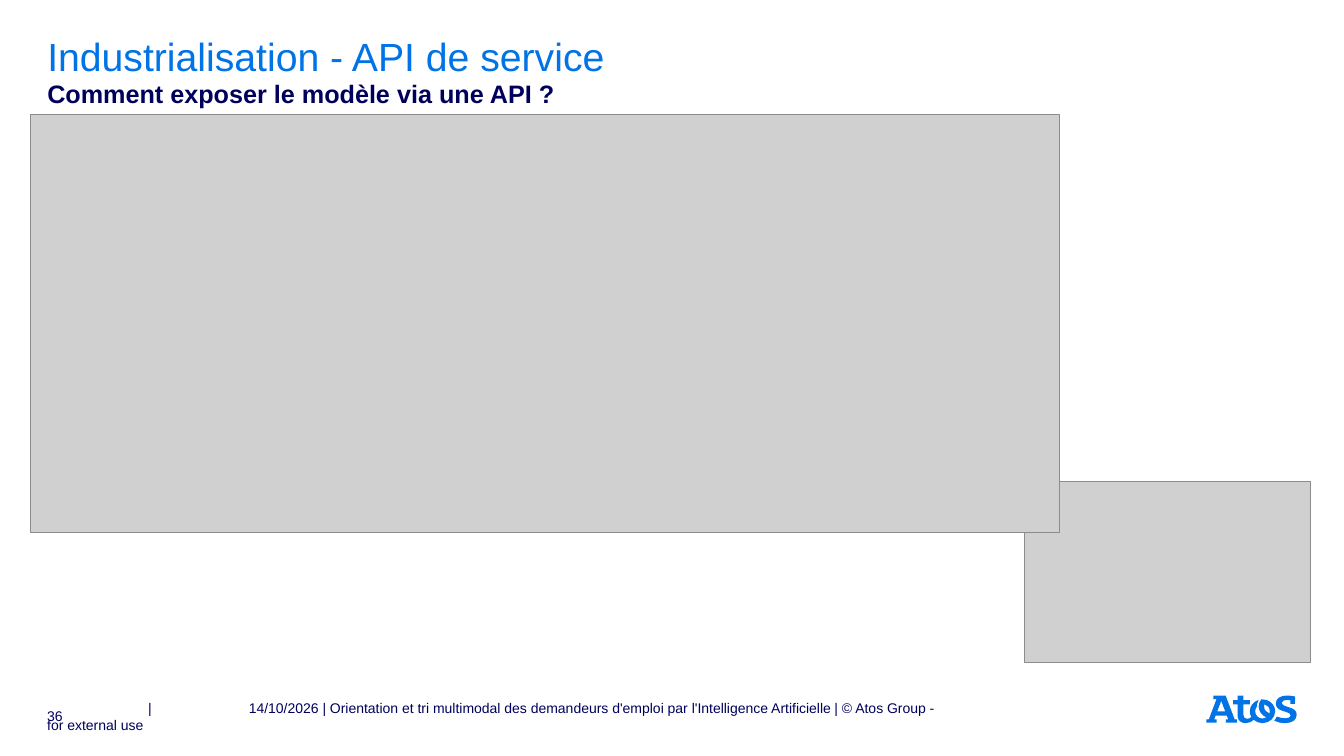
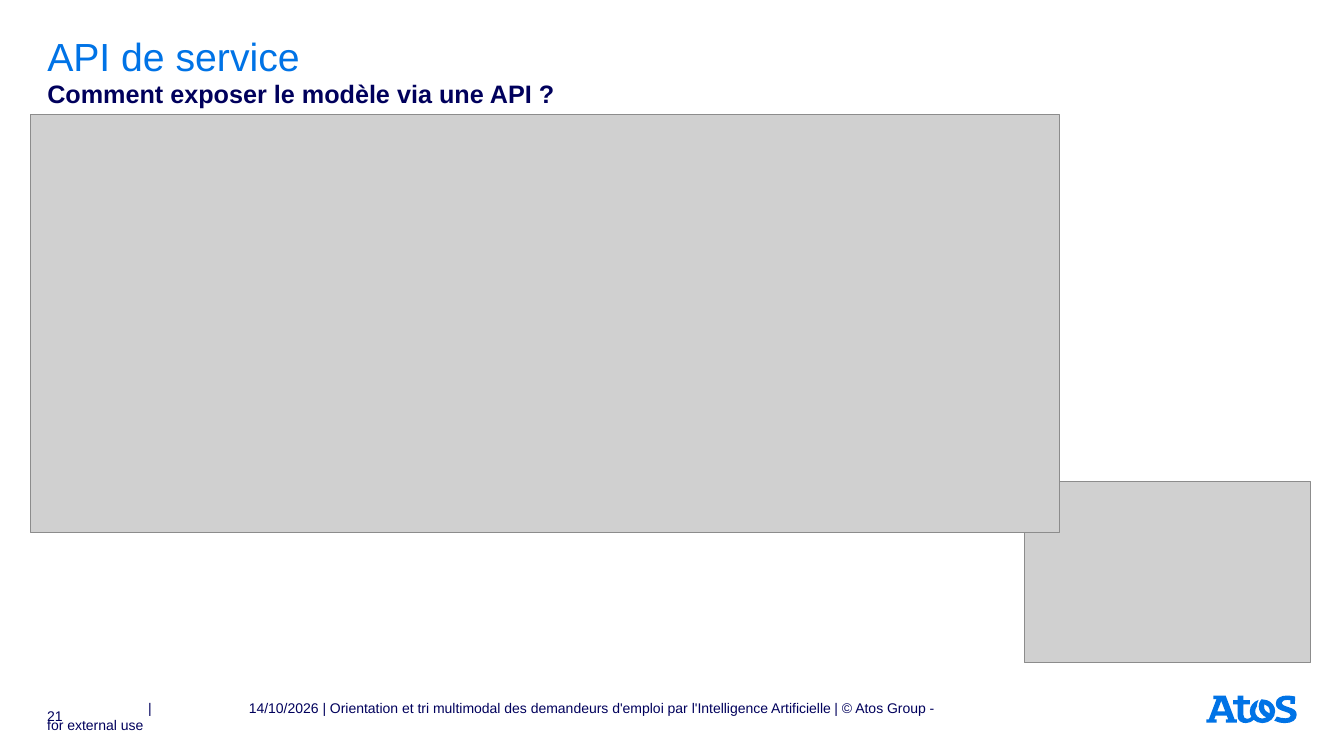
Before and after one commit to rbatos/Cas_usage_certif, a slide deck: slide 21 of presentation/Support_soutenance_certif.pptx (slide 36 before the commit). Drawn at 1344x756 pixels with LibreOffice and Linux fonts; fonts in the diff are those of the drawing; grey boxes stand for pictures. Boxes give left, top, right and bottom in pixels: in the first picture for what was removed or moved away, otherwise in the second. Text is boxed around its words. In the diff, an @@ line names an element or a change of style, - is before the commit and + after.

```diff
--- a/presentation/Support_soutenance_certif.pptx
+++ b/presentation/Support_soutenance_certif.pptx
@@ title at [47,42,300,72]: text changed @@
-Industrialisation - API de service
+API de service
@@ page number at [47,711,63,725]: text changed @@
-36
+21
```
Also in this commit, not shown: 25 other slides changed, 18 slides removed, 2 other files.
